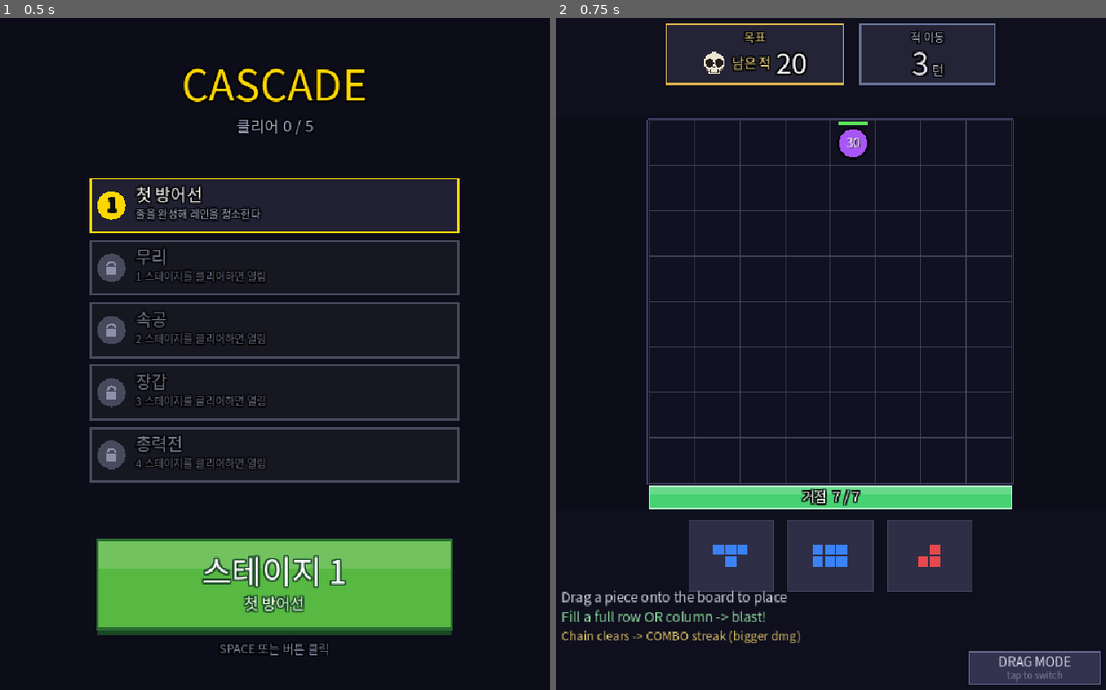
Above: before the commit, frames 1-2 (left to right).
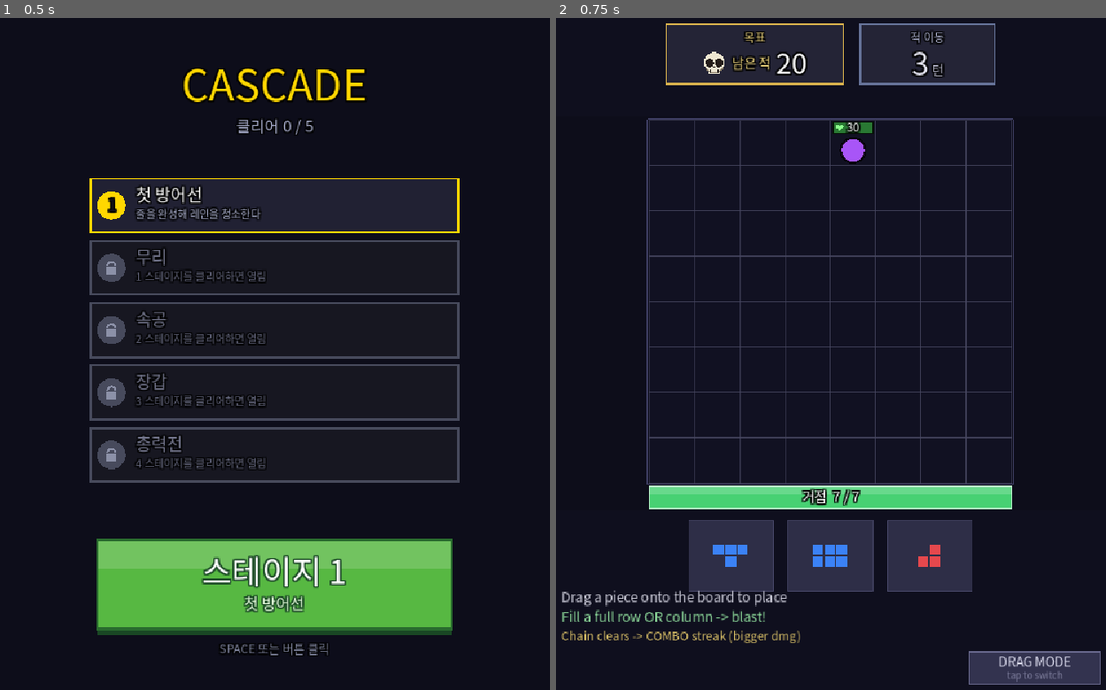
Above: after the commit, the same moments.

Repository: rorhdsu123/Cascade
Game: Godot game, scene res://Main.tscn
Same seed, same stepped clock (60 frames per second), same inputs: the game is played once before the commit and once after it.
Inputs (mouse positions are in pixels of both pictures, inside the frame that each line leads up to):
- Up to frame 1 (0.5 s): no input
- Up to frame 2 (0.75 s): tap Enter at 0.5, 0.6 s; move the mouse to (957, 333) at 0.52 s; click (957, 333) at 0.67 s

Frame 1 is identical in both runs. In frame 2, 0.3% of the frame differs, in the area x 50-58%, y 15-22%.

Commit message:
feat: 실패 헤드라인 분기 + 적 HP 게이지 (C40, C41)
두 결정이 Main.gd의 서로 다른 구역에 얽혀 있어 한 커밋으로 묶는다.
상세 근거는 SPEC.md의 C40·C41 항목에 각각 남겼다.

C40 — 실패 헤드라인은 심판이 아니라 초대다
  "실패"는 판정을 내리고 대화를 닫는 말이라, 팝업의 일(C31: "이만큼
  남았다 → 다시")과 정반대로 민다. 매치3도 심판형을 안 쓴다 —
  Royal Match는 사유를 말하고(Out of Moves!), Toon Blast는 재구성한다
  (So Close!). ※한국어 로컬라이즈 원문은 확인 실패 — 아래는 레퍼런스
  인용이 아니라 우리 팝업 구조에서 나온 설계값이다.

  남은 적 비율로 갈린다. 헤드라인 바로 아래에 '남은 적 N'이 찍히기
  때문이다 — 13/20을 남기고 지고서 "아쉬워요"라고 하면 헤드라인과
  숫자가 서로를 반박한다.
    15% 이하 → 거의 다 왔어요!
    40% 이하 → 아쉬워요!
    그 이상  → 다시 해볼까요?   (위로 대신 초대)

C41 — 적의 숫자가 안 읽힌 건 그 값이 살아있지 않아서다
  플테 제보: "적에 써있는 숫자가 뭔지 모르겠다". 계산해보니 최소
  일격(120)이 basic/fast/swarm의 최대 HP(65/39/26)를 전 스테이지에서
  넘는다 = 전원 원샷. 탱크도 S1·S2는 원샷. 그 숫자는 한 번도 줄어드는
  걸 볼 수 없는 숫자였다.

  - 숫자를 몸통 한가운데에서 HP 바 안으로 옮기고 하트를 붙임
    (몸통 위의 숫자는 체력이 아니라 이름표로 읽힌다)
  - 채움을 어두운 초록으로 — 흰 글자를 밝은 초록에 얹어 먹혔었다
  - 숫자는 바 전체 중앙 정렬 (3자리 탱크만 하트를 피해 비켜남)
  - 게이지를 셀 안에 고정 — 머리 위에 띄우니 row 0 스폰마다 보드
    밖으로 나가고, 세로로 붙은 적끼리 게이지가 포개졌다
  - 몸통을 게이지 아래로(E_BODY_DY) — 안 그러면 원이 돔이 되고
    탱크가 직사각형이 된다(모양=타입인 문법이 무너진다)
  - 사망 팝·파편·데미지 숫자가 전부 _cell_center를 쓰고 있어
    _enemy_pos를 만들어 함께 내림 (안 그러면 머리 위에서 터진다)

  ⚠ 이 게이지는 실전에서 줄어드는 걸 볼 일이 거의 없다. 형태가 학습을
    대신해야 하므로 같은 플테어에게 다시 보여주는 게 진짜 판정이다.

Co-Authored-By: Claude Opus 4.8 (1M context) <noreply@anthropic.com>

Diff:
--- a/Main.gd
+++ b/Main.gd
@@ -691,6 +691,17 @@
 
 func _cell_center(col: int, row: int) -> Vector2:
 	return Vector2(BOARD_X + col * CELL + CELL * 0.5, BOARD_Y + row * CELL + CELL * 0.5)
+
+# 적 몸통의 중심 — 셀 중심보다 E_BODY_DY만큼 아래.
+# HP 게이지가 셀 위쪽을 쓰기 때문에, 몸통이 셀 한가운데에 있으면 게이지가 머리를 잘라먹는다
+# (원이 돔이 되고 탱크 사각형이 직사각형이 된다 = 모양으로 타입을 읽는 문법이 무너진다).
+# 몸통을 게이지 아래로 내려앉히면 둘이 안 겹친다.
+# 사망 팝·파편·임팩트·데미지 숫자도 전부 이 좌표를 써야 한다 — 셀 중심을 쓰면 이펙트가
+# 몸통 머리 위에서 터진다. (블록 소멸 팝은 여전히 _cell_center다. 그건 셀의 일이니까.)
+const E_BODY_DY: float = 10.0
+
+func _enemy_pos(col: int, row: int) -> Vector2:
+	return _cell_center(col, row) + Vector2(0.0, E_BODY_DY)
 
 # 조각이 차지하는 칸 크기 (offsets는 원점 (0,0) 기준 정규화되어 있다)
 func _piece_bbox(offsets: Array) -> Vector2i:
@@ -1011,7 +1022,7 @@
 	var etype: String = e["etype"]
 	e["hp"] -= h["dmg"]
 	score += h["dmg"]
-	var ep: Vector2 = _cell_center(e["col"], e["row"])
+	var ep: Vector2 = _enemy_pos(e["col"], e["row"])
 	# ② 로켓 명중 임팩트 버스트 (확 커졌다 꺼지는 별+링)
 	impacts.append({"pos": ep, "life": 0.22, "max": 0.22, "color": Color(1.0, 0.98, 0.7), "radius": CELL * 0.30, "star": true})
 	# 데미지 숫자: 크고 팡 (화면 유일 전투 숫자 — 확실히 보이게)
@@ -1033,7 +1044,7 @@
 		if new_row != old_row:
 			e["row"] = new_row
 			push_streaks.append({
-				"from": ep, "to": _cell_center(e["col"], new_row), "life": 0.3, "max": 0.3,
+				"from": ep, "to": _enemy_pos(e["col"], new_row), "life": 0.3, "max": 0.3,
 			})
 		# 탱크가 버틸 때: 청록 방패링 + "BLOCK" 라벨 (역할 학습)
 		if etype == "tank":
@@ -1778,6 +1789,30 @@
 	var t3: Vector2 = tip + Vector2(r * 0.55, 0.0)
 	draw_colored_polygon(PackedVector2Array([tip + Vector2(-r * 0.18, r * 0.18), t2, t3]), col)
 
+# 실패 헤드라인 — 심판이 아니라 초대. 얼마나 아깝게 졌는지에 따라 말이 갈린다.
+#
+# 예전엔 "실패" 한 마디였다. 그건 판정을 내리고 대화를 닫는 말이라, 팝업의 일("이만큼
+# 남았다 → 다시", C31)과 정반대로 민다. 매치3 관습도 심판형을 안 쓴다 — Royal Match는
+# 사유를 말하고(`Out of Moves!`), Toon Blast는 재구성한다(`So Close!`).
+# ⚠단 한국어 로컬라이즈 원문은 확인 못 했다(원본 화면 확보 실패) — 아래 문구는 레퍼런스
+#   인용이 아니라 우리 팝업 구조에서 나온 설계값이다. 사람 플테로 판정.
+#
+# 갈리는 이유: 바로 아래에 '남은 적 N'이 찍힌다. 20마리 중 13마리를 남기고 지고서
+# "아쉬워요"라고 하면 헤드라인과 숫자가 서로를 반박한다. 아까운 말은 아까울 때만 해야
+# 힘을 갖는다. 크게 졌을 땐 위로 대신 초대로 넘긴다.
+const FAIL_CLOSE: float = 0.15   # 남은 적이 총량의 15% 이하 = 한 끗 차이
+const FAIL_NEAR: float = 0.40    # 40% 이하 = 아쉬운 판
+
+func _fail_headline() -> String:
+	var total: int = maxi(1, int(st["total"]))
+	var remaining: int = maxi(0, total - killed - leaked)
+	var ratio: float = float(remaining) / float(total)
+	if ratio <= FAIL_CLOSE:
+		return "거의 다 왔어요!"
+	if ratio <= FAIL_NEAR:
+		return "아쉬워요!"
+	return "다시 해볼까요?"
+
 func _draw_result(fnt: Font) -> void:
 	# 스크림 — 팝업 뒤의 보드를 '멈춘 배경'으로 눌러둔다(모달 표시)
 	draw_rect(Rect2(-20, -20, 840, 1040), Color(0.0, 0.0, 0.0, 0.68))
@@ -1791,10 +1826,10 @@
 
 	var cx: float = p.position.x + p.size.x * 0.5
 
-	# ① 판정 — 헤드라인. 혼자만 크다.
-	#    폭에 맞춰 줄인다 — "실패"는 2자라 64px가 넉넉하지만 "스테이지 클리어!"는 8자라
+	# ① 헤드라인. 혼자만 크다.
+	#    폭에 맞춰 줄인다 — "아쉬워요!"는 5자라 64px가 넉넉하지만 "스테이지 클리어!"는 8자라
 	#    같은 크기면 패널을 끝까지 밀어낸다. 글자 수가 아니라 패널이 크기를 정하게 한다.
-	var msg: String = "스테이지 클리어!" if game_clear else "실패"
+	var msg: String = "스테이지 클리어!" if game_clear else _fail_headline()
 	var mfs: int = 64
 	var mw: float = fnt.get_string_size(msg, HORIZONTAL_ALIGNMENT_LEFT, -1, mfs).x
 	var max_w: float = p.size.x - 56.0
@@ -2080,6 +2115,19 @@
 	# 'HP가 바닥났다'로 오독됐다. 목표 카드의 '남은 적' 숫자만으로 진행도는 충분히 읽힌다.
 	# 이로써 빨강은 거점 HP 전용이 된다.
 
+# 하트 — HP 게이지가 체력임을 글자 없이 말하는 기호. 원 둘 + 아래로 뾰족한 삼각형.
+# s = 하트의 폭(=높이). center는 하트의 시각적 중심.
+func _draw_heart(center: Vector2, s: float, col: Color) -> void:
+	var r: float = s * 0.28
+	var top: float = center.y - s * 0.16
+	draw_circle(Vector2(center.x - r * 0.92, top), r, col)
+	draw_circle(Vector2(center.x + r * 0.92, top), r, col)
+	draw_colored_polygon(PackedVector2Array([
+		Vector2(center.x - r * 1.85, top + r * 0.18),
+		Vector2(center.x + r * 1.85, top + r * 0.18),
+		Vector2(center.x, center.y + s * 0.52),
+	]), col)
+
 func _draw_board(fnt: Font) -> void:
 	draw_rect(Rect2(BOARD_X - 2, BOARD_Y - 2, COLS * CELL + 4, ROWS * CELL + 4), C_BORD, false)
 	# 충전 중인 셀. 그리드 위에 따로 그린다(부푼 블록이 옆 셀 배경에 잘리지 않게).
@@ -2236,12 +2284,14 @@
 		# 표시 y는 vis_row(부드러운 이징) — 전진/넉백이 스르륵
 		var vr: float = e.get("vis_row", float(er))
 		var cx: float = BOARD_X + ec * CELL + CELL * 0.5 + jit.x
-		var cy: float = BOARD_Y + vr * CELL + CELL * 0.5 + jit.y
+		# 몸통은 셀 중심보다 E_BODY_DY 아래 — 위쪽은 HP 게이지 자리다(_enemy_pos와 같은 셈).
+		var cy: float = BOARD_Y + vr * CELL + CELL * 0.5 + E_BODY_DY + jit.y
 		var ratio: float = clampf(float(e["hp"]) / float(e["maxhp"]), 0.0, 1.0)
 		var etype: String = e["etype"]
-		var rad: float = CELL * 0.33
-		var bar_w: float = CELL * 0.66
-		var bar_h: float = 5.0
+		# 크기는 '게이지 아래 남은 높이'가 정한다 — 예전(0.33/0.42)은 게이지와 겹쳤다.
+		var rad: float = CELL * 0.27
+		var bar_w: float = CELL * 0.90   # 하트+숫자를 품어야 하니 예전(0.66)보다 넓다
+		var bar_h: float = 16.0
 		match etype:
 			"fast":
 				# 시안 화살촉(아래 향함) = 속도감
@@ -2262,12 +2312,12 @@
 						Color(1.0, 0.95, 0.3, 0.4 + 0.6 * blink))
 			"tank":
 				# 딥 바이올렛 큰 사각형 + 더 두꺼운 외곽선 (육중함은 테두리 두께가 진다)
-				var hs: float = CELL * 0.42
+				var hs: float = CELL * 0.32
 				draw_rect(Rect2(cx - hs, cy - hs, hs * 2.0, hs * 2.0), C_E_TANK)
 				draw_rect(Rect2(cx - hs, cy - hs, hs * 2.0, hs * 2.0), C_E_RIM, false, C_E_RIM_W + 1.0)
 				rad = hs
-				bar_w = CELL * 0.78
-				bar_h = 8.0
+				bar_w = CELL * 0.96   # 탱크는 게이지도 크다 = "버티는 게 보임"(C14)
+				bar_h = 18.0
 			"swarm":
 				# 라임 작은 원 여럿 (군집)
 				var offs: Array = [Vector2(-0.16, -0.12), Vector2(0.16, -0.10), Vector2(-0.02, 0.16)]
@@ -2285,24 +2335,41 @@
 		# 피격 흰 플래시 오버레이 (맞은 순간 강조)
 		if flinch > 0.0:
 			draw_circle(Vector2(cx, cy), rad, Color(1.0, 1.0, 1.0, 0.7 * clampf(flinch / 0.22, 0.0, 1.0)))
-		# HP 바 (타입 색과 구분되게 녹색 유지)
+		# ── HP 게이지 = 하트 + 바 + 숫자, 한 덩어리.
+		#
+		# 예전엔 숫자가 적 '몸통 한가운데'에 떠 있고 HP 바는 머리 위에 따로 있었다. 그러면
+		# 둘이 서로 다른 물건으로 보인다 — 몸통 위의 숫자는 체력이 아니라 이름표·ID로 읽힌다
+		# (플테: "적에 써있는 숫자가 뭔지 모르겠다"). 그래서 숫자를 바 안으로 넣어 하나의
+		# 게이지로 묶고, 하트를 붙여 '이건 체력이다'를 글자 없이 말하게 한다.
+		#
+		# ⚠이 숫자는 사실상 줄어드는 걸 볼 수 없다 — 최소 일격(120)이 basic/fast/swarm의
+		#   최대 HP(65/39/26)를 모든 스테이지에서 넘어 전원 원샷이고, 탱크도 S1·S2에선 원샷이다.
+		#   그래서 '줄어드는 걸 보고 배우는' 경로가 없고, 형태(하트+게이지)가 그 일을 대신해야 한다.
+		#   HP를 살리려면 밸런스를 건드려야 하는데 그건 C25가 검토 후 기각한 축이다(난이도=커버리지).
+		# 게이지는 '적의 셀 안'에 못 박는다 — 머리 위에 띄우면 두 가지가 깨진다:
+		#   ① 적은 항상 row 0에 스폰되므로 게이지가 보드 밖으로 나간다.
+		#   ② 적이 세로로 붙어 서면 위 적의 게이지와 아래 적의 게이지가 포개진다.
+		# 셀에 고정하면 둘 다 구조적으로 불가능해진다. 대신 게이지가 몸통 머리를 조금 덮는데,
+		# 그건 유닛 위에 뜬 체력바라는 흔한 문법이라 형태 인지를 해치지 않는다.
 		var bx: float = cx - bar_w * 0.5
-		var by: float = cy - rad - 9.0
-		draw_rect(Rect2(bx, by, bar_w, bar_h), Color(0.1, 0.1, 0.1, 0.85))
-		draw_rect(Rect2(bx, by, bar_w * ratio, bar_h), Color(0.35, 0.9, 0.35))
-		# HP 텍스트 (탱크는 크게 노출 = "버티는 게 보임" 텔레그래프)
+		var by: float = float(BOARD_Y) + vr * float(CELL) + 2.0 + jit.y
+		# 채움은 '어두운' 초록이다. 밝은 초록(0.35,0.9,0.35) 위에 흰 숫자를 얹었더니 글자가
+		# 배경에 먹혔다 — 배경만 밝게 바꾸고 글자색은 그대로 뒀던 것. 채움을 낮추면 채워진
+		# 쪽이든 빈 쪽이든 흰 글자가 항상 이긴다(글자색 하나로 두 배경을 다 감당해야 한다).
+		draw_rect(Rect2(bx, by, bar_w, bar_h), Color(0.07, 0.07, 0.09, 0.95))
+		draw_rect(Rect2(bx, by, bar_w * ratio, bar_h), Color(0.16, 0.47, 0.20))
+		draw_rect(Rect2(bx, by, bar_w, bar_h), C_E_RIM, false, 1.5)
+		# 하트는 바 왼쪽 안에 — 바 밖으로 나가면 옆 셀 적과 부딪힌다
+		var heart_s: float = bar_h * 0.60
+		var heart_cx: float = bx + heart_s * 0.72 + 3.0
+		_draw_heart(Vector2(heart_cx, by + bar_h * 0.5), heart_s, Color(0.55, 1.0, 0.55))
+		# 숫자는 '바 전체'의 한가운데. 하트를 뺀 나머지 폭의 가운데에 두면 오른쪽으로 밀려 보인다.
+		# 자릿수가 커져 하트와 부딪힐 때만 그만큼 비켜난다(평소엔 정확히 중앙).
 		var hp_str: String = str(e["hp"])
-		var hp_fs: int = 18
-		if etype == "tank":
-			hp_fs = 26
-		elif etype == "swarm":
-			hp_fs = 14
+		var hp_fs: int = 16 if etype != "tank" else 19
 		var tw: float = fnt.get_string_size(hp_str, HORIZONTAL_ALIGNMENT_LEFT, -1, hp_fs).x
-		var hp_yoff: float = float(hp_fs) * 0.34
-		draw_string(fnt, Vector2(cx - tw * 0.5 + 1.0, cy + hp_yoff + 1.0), hp_str,
-				HORIZONTAL_ALIGNMENT_LEFT, -1, hp_fs, Color(0.0, 0.0, 0.0, 0.8))
-		draw_string(fnt, Vector2(cx - tw * 0.5, cy + hp_yoff), hp_str,
-				HORIZONTAL_ALIGNMENT_LEFT, -1, hp_fs, Color.WHITE)
+		var tx: float = maxf(bx + bar_w * 0.5 - tw * 0.5, heart_cx + heart_s * 0.5 + 3.0)
+		_draw_text_outlined(fnt, Vector2(tx, by + bar_h * 0.5 + float(hp_fs) * 0.36), hp_str, hp_fs, Color.WHITE)
 
 	# ── 놓을 곳 없음: 빈 칸이 아래에서 위로 메워진다. 꽉 찬 보드가 곧 패배 사유의 진술이다
 	#    ("놓을 곳이 없다"를 글이 아니라 사실로 보여준다). 물결이 지난 줄의 적은 위에서 이미 지웠다.
--- a/tools/color_probe.gd
+++ b/tools/color_probe.gd
@@ -27,14 +27,17 @@
 	main.set("board", board)
 
 	# 적: 각 밴드 위에 4타입을 col 1/3/5/7에 배치. 전진·연출은 멈춘다(step_every 큼).
+	# HP는 실제 스테이지 값에 가깝게 — 탱크는 3자리(256)라 게이지 안에서 하트와 부딪힐 수 있다.
+	var hp_of: Dictionary = {"basic": 65, "tank": 256, "fast": 39, "swarm": 26}
 	var enemies: Array = []
 	var eid: int = 700
 	for r in range(BANDS.size()):
 		for t in range(TYPES.size()):
 			eid += 1
+			var ty0: String = String(TYPES[t])
 			enemies.append({
 				"id": eid, "col": 1 + t * 2, "row": r, "vis_row": float(r),
-				"hp": 30, "maxhp": 30, "etype": String(TYPES[t]),
+				"hp": int(hp_of[ty0]), "maxhp": int(hp_of[ty0]), "etype": ty0,
 				"step_every": 9999, "flinch": 0.0,
 			})
 	# 반피 basic — 저HP 명암이 어두워질 때 빨강/탱크로 안 읽히는지 확인
--- /dev/null
+++ b/tools/fail_headline.gd
@@ -0,0 +1,39 @@
+extends SceneTree
+# 실패 헤드라인 3단계 렌더 — 남은 적 비율에 따라 말이 갈리는 게 실제로 읽히는지.
+# 실행: godot --path . --script tools/fail_headline.gd  (창 모드 필수)
+
+const OUT: String = "/private/tmp/claude-501/-Users-im-yujin-Desktop-Cascade/98a1100f-49fc-42c1-9cb4-a221c1201840/scratchpad/hl"
+
+var main: Node
+
+func _initialize() -> void:
+	_run.call_deferred()
+
+func _run() -> void:
+	main = load("res://Main.tscn").instantiate()
+	root.add_child(main)
+	await process_frame
+
+	# total=20 기준. 남은 적 2(10%) / 7(35%) / 15(75%)
+	for spec in [[18, 0, "close"], [13, 0, "near"], [5, 0, "far"]]:
+		main.call("_start_stage", 0)
+		await process_frame
+		main.set("killed", int(spec[0]))
+		main.set("leaked", int(spec[1]))
+		main.set("stuck", false)
+		main.set("game_over", true)
+		var st: Dictionary = main.get("st")
+		var total: int = int(st["total"])
+		var rem: int = total - int(spec[0]) - int(spec[1])
+		print("남은 적 %2d/%d (%3.0f%%) → \"%s\""
+				% [rem, total, 100.0 * float(rem) / float(total), main.call("_fail_headline")])
+		await _grab(String(spec[2]))
+
+	print("DONE")
+	quit()
+
+func _grab(tag: String) -> void:
+	main.call("queue_redraw")
+	await process_frame
+	await RenderingServer.frame_post_draw
+	root.get_texture().get_image().save_png("%s_%s.png" % [OUT, tag])
Not shown, changed: SPEC.md
